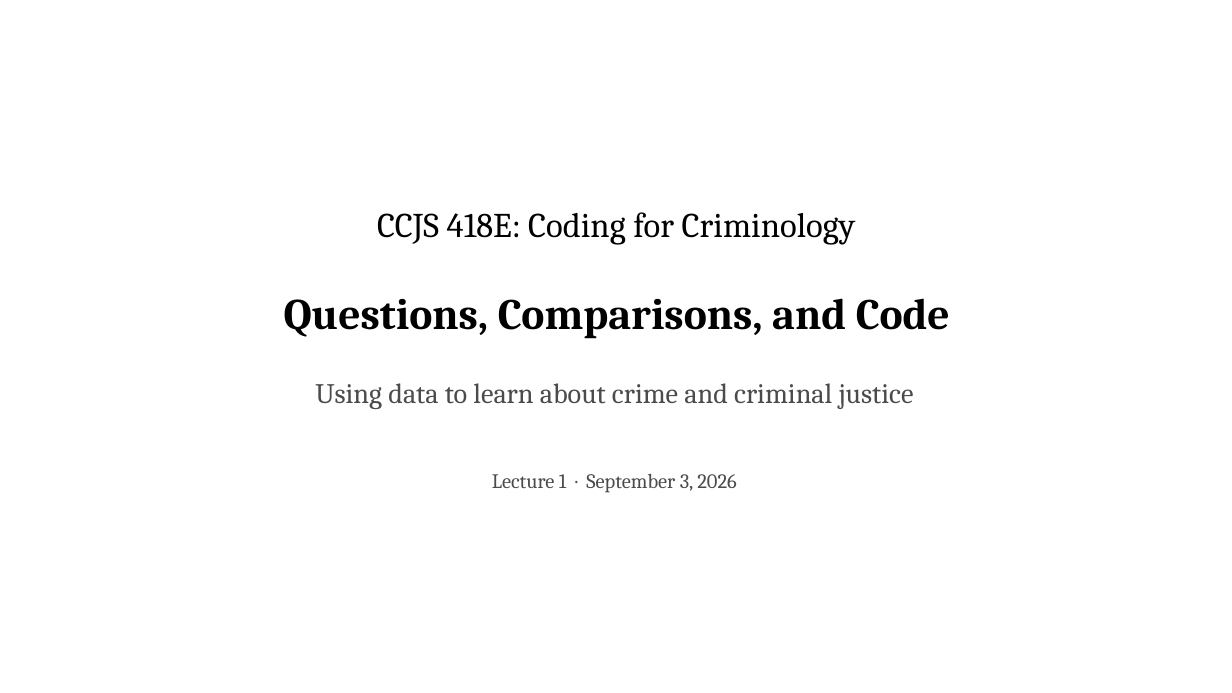
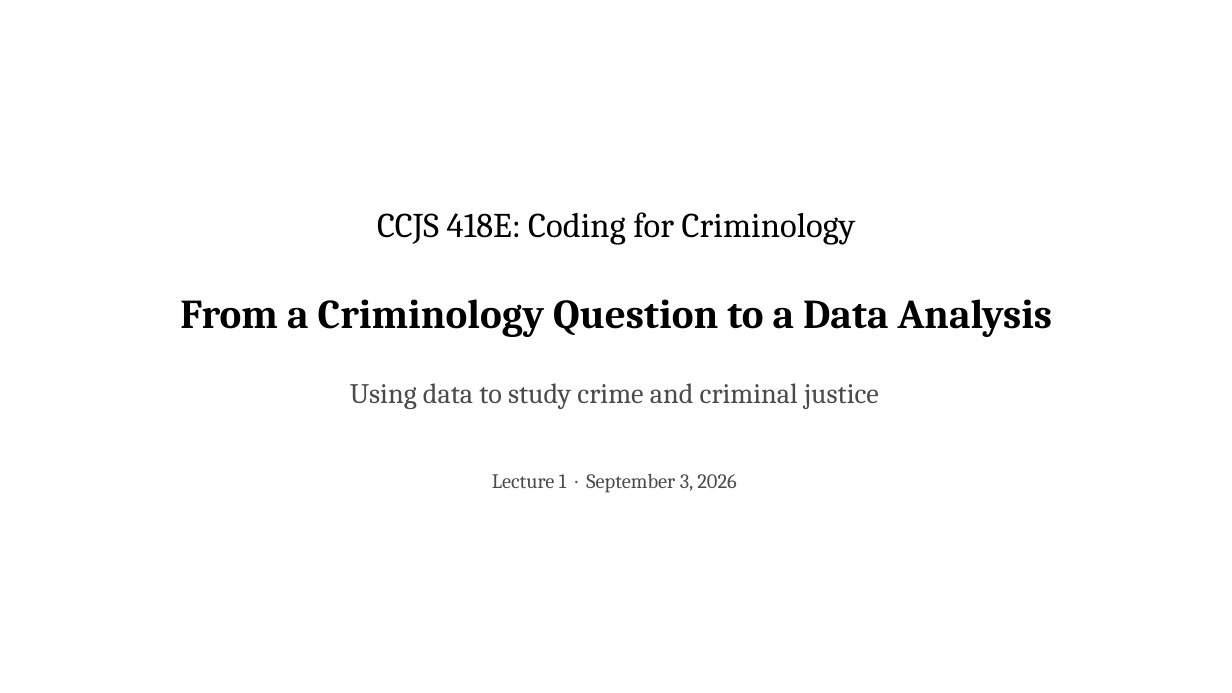
Before and after one commit to zjelveh/zjelveh.github.io, a slide deck: slide 1 of files/ccjs418e_fall2026/lecture_1.pptx. Drawn at 1232x693 pixels with LibreOffice and Linux fonts; fonts in the diff are those of the drawing. Boxes give left, top, right and bottom in pixels: in the first picture for what was removed or moved away, otherwise in the second. Text is boxed around its words. In the diff, an @@ line names an element or a change of style, - is before the commit and + after.

```diff
--- a/files/ccjs418e_fall2026/lecture_1.pptx
+++ b/files/ccjs418e_fall2026/lecture_1.pptx
@@ text at (x1=180, y1=299, x2=1053, y2=337): text changed; size 34 to 32 pt @@
-Questions, Comparisons, and Code
+From a Criminology Question to a Data Analysis
@@ text at (x1=350, y1=383, x2=879, y2=409): text changed @@
-Using data to learn about crime and criminal justice
+Using data to study crime and criminal justice
```
Also in this commit, not shown: 1 slide added.
